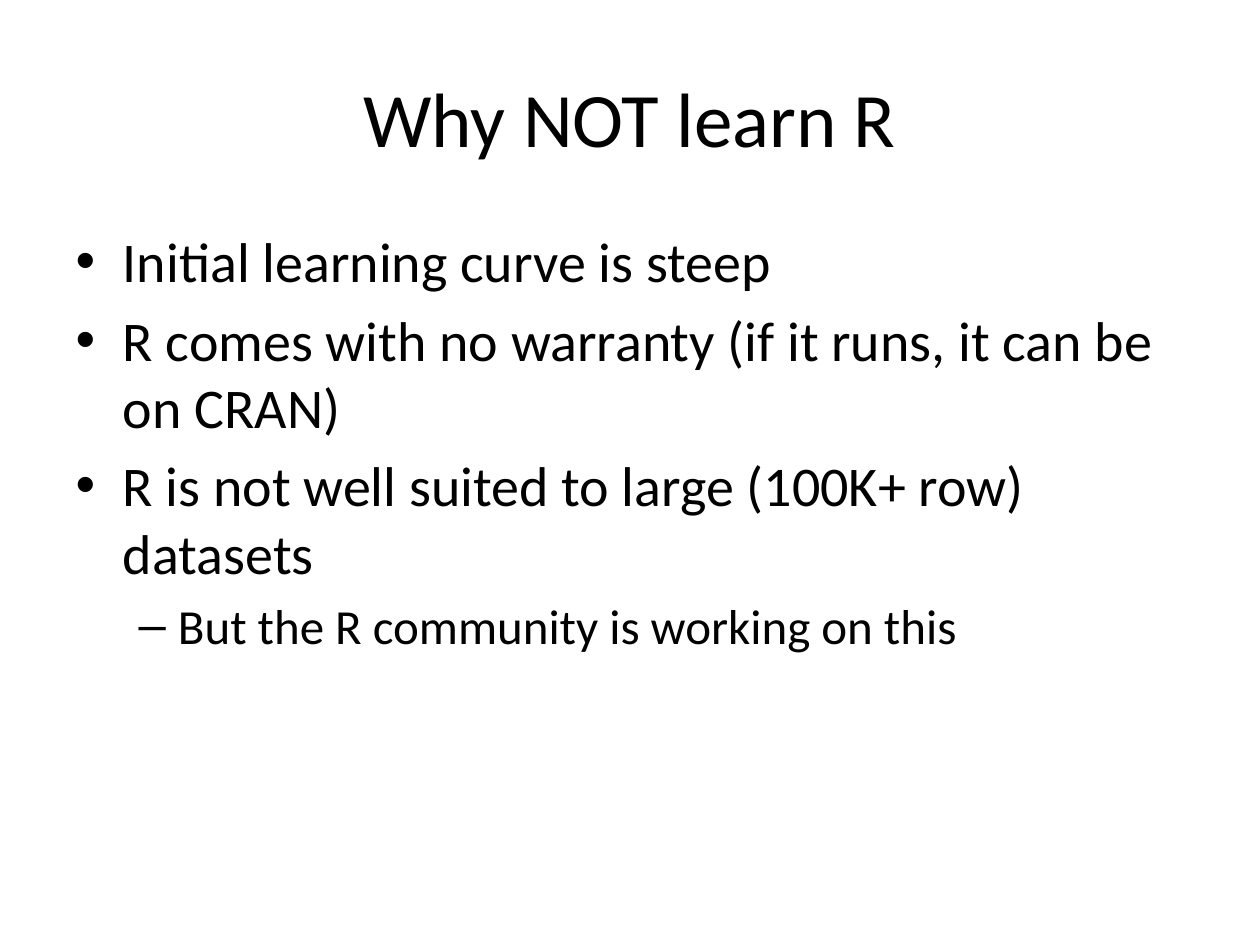
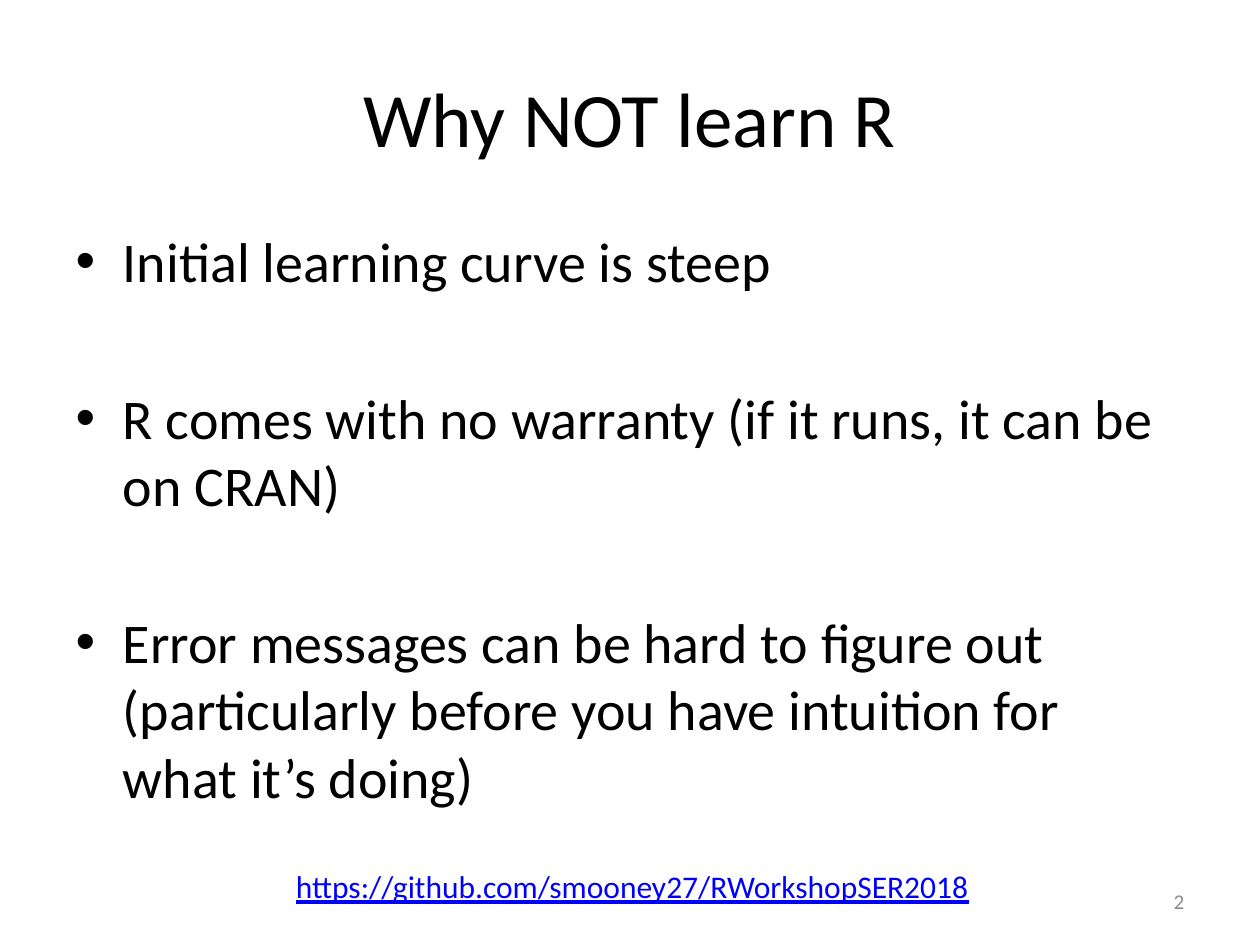
Before and after one commit to smooney27/RWorkshopSER2018, a slide deck: slide 2 of RWorkshopPart1-BasicObjects.pptx (slide 12 before the commit). Drawn at 1260x945 pixels with LibreOffice and Linux fonts; fonts in the diff are those of the drawing. Boxes give left, top, right and bottom in pixels: in the first picture for what was removed or moved away, otherwise in the second. Text is boxed around its words. In the diff, an @@ line names an element or a change of style, - is before the commit and + after.

```diff
--- a/RWorkshopPart1-BasicObjects.pptx
+++ b/RWorkshopPart1-BasicObjects.pptx
@@ text at (123,624,1059,808): text changed @@
-• R is not well suited to large (100K+ row) datasets
-  – But the R community is working on this
+• Error messages can be hard to figure out (particularly before you have intuition for what it’s doing)
@@ text added at (296,876,968,904), 18 pt, text #0000FF, underline @@
+https://github.com/smooney27/RWorkshopSER2018
@@ page number added at (1174,895,1185,909), 12 pt, text #8C8C8C @@
+2
```
Also in this commit, not shown: 33 other slides changed, 3 slides added, 10 slides removed, 13 other files.
